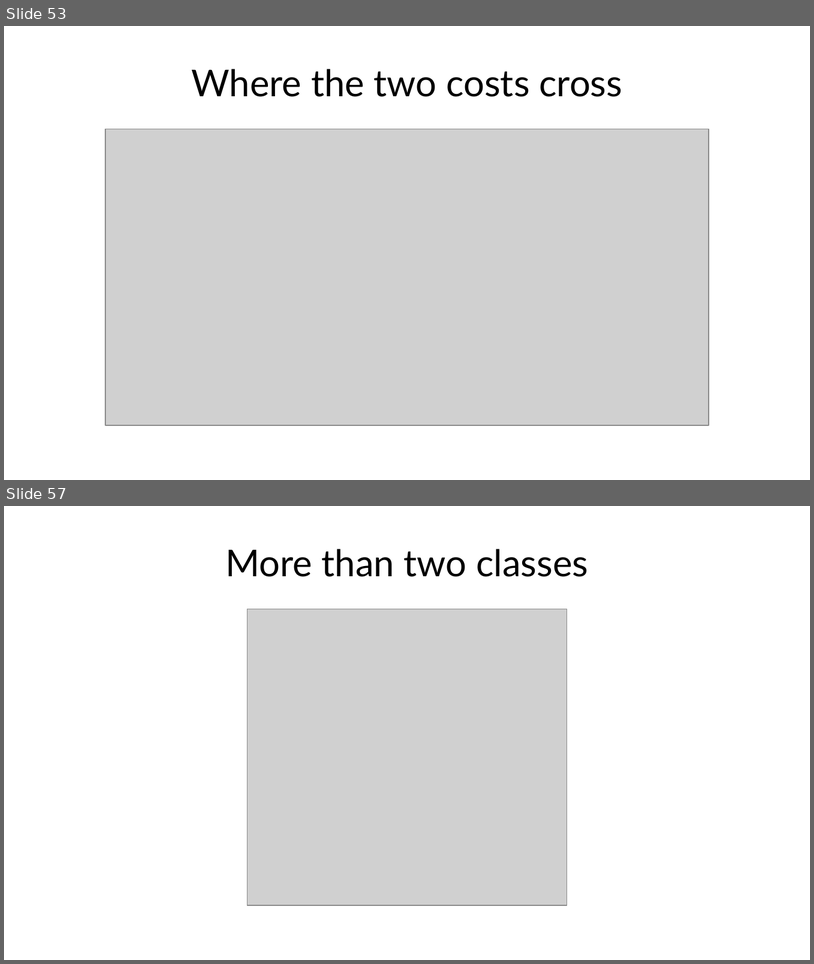
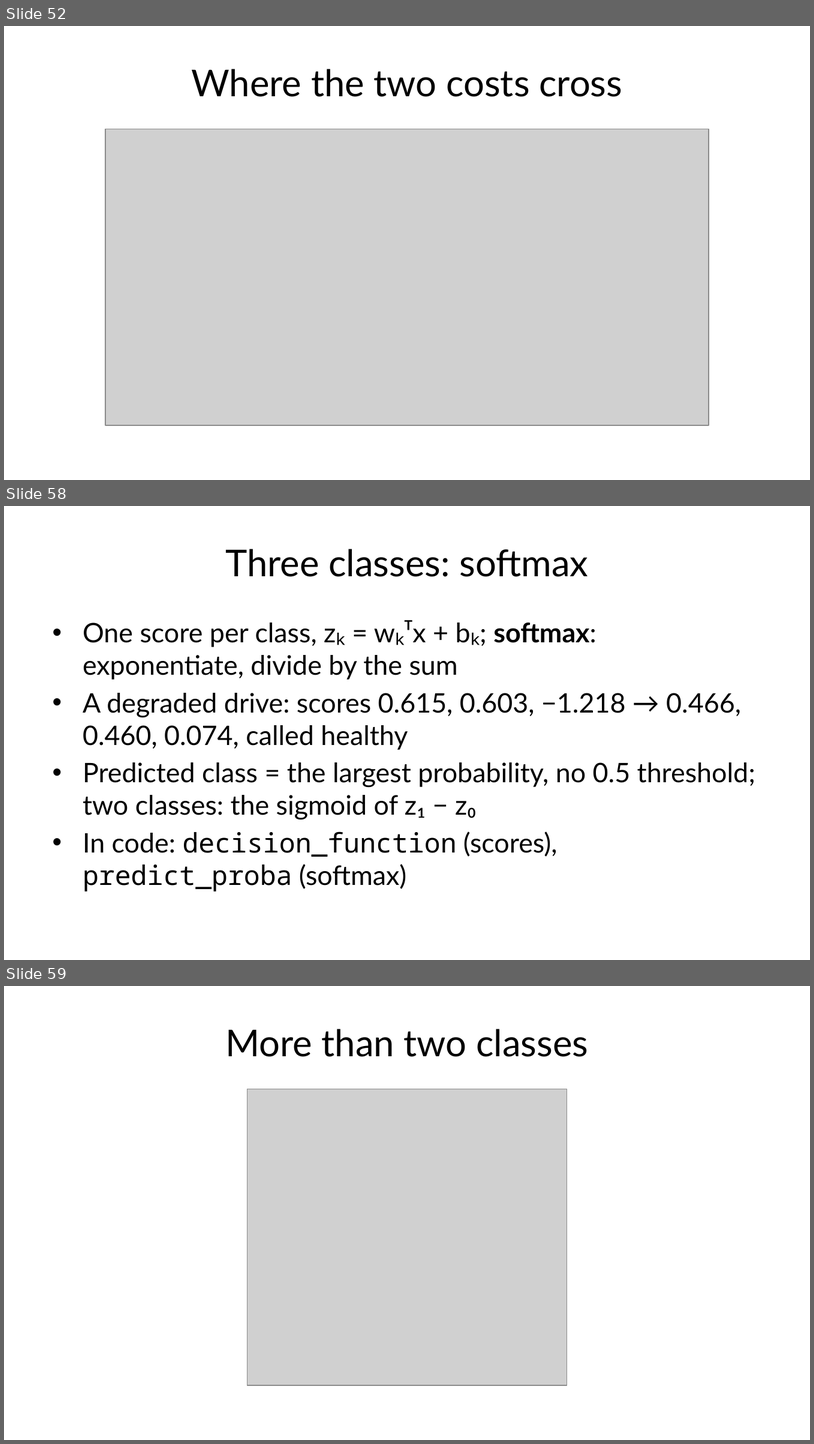
Before and after one commit to fabioantonini/technologies-for-artificial-intelligence, a slide deck: Lessons/04_classification_and_metrics/Slides/classification_and_metrics_slides.pptx. Shown one above the other, each under a label of ours: slides 53 and 57 before the commit, slides 52, 58 and 59 after it; the slides between them are not shown. The pictures are 814x964 and 814x1444 pixels, drawn with LibreOffice and Linux fonts; fonts in the diff are those of the drawing; grey boxes stand for pictures; background and template pictures are left out. Boxes give left, top, right and bottom in pixels: in the first picture for what was removed or moved away, otherwise in the second. Text is boxed around its words. In the diff, an @@ line names an element or a change of style, - is before the commit and + after.

```diff
--- a/Lessons/04_classification_and_metrics/Slides/classification_and_metrics_slides.pptx
+++ b/Lessons/04_classification_and_metrics/Slides/classification_and_metrics_slides.pptx
@@ slide 58 added at bbox=[4, 506, 810, 960], background #FFFFFF @@
@@ title added at bbox=[225, 549, 589, 577], 33 pt, text #1A1A1A @@
+Three classes: softmax
@@ text added at bbox=[83, 622, 756, 891], 24 pt, text #1A1A1A @@
+• One score per class, zₖ = wₖᵀx + bₖ; softmax: exponentiate, divide by the sum
+• A degraded drive: scores 0.615, 0.603, −1.218 → 0.466, 0.460, 0.074, called healthy
+• Predicted class = the largest probability, no 0.5 threshold; two classes: the sigmoid of z₁ − z₀
+• In code: decision_function (scores), predict_proba (softmax)
@@ what was slide 53 is now slide 52 @@
@@ what was slide 57 is now slide 59 @@
```
Also in this commit, not shown: 5 slides changed, 2 other slides added, 1 slide removed, 19 other files.
